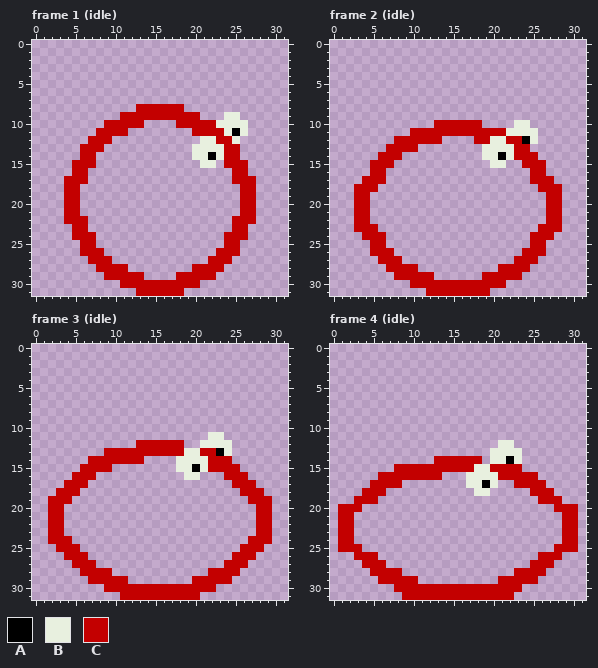
Pixel-art file -- Assets/Graphics/Sprites/loopert.aseprite. The first picture shows the starting point.
32x32 pixels, 16 frames. Shown: frame 1 (idle), frame 2 (idle), frame 3 (idle), frame 4 (idle). The commit also changed other frames, which this record leaves out.
Visible layers, top first: "Front Eye", "loop", "Back Eye".
Palette (. is transparent): A #000000  B #e8f0df  C #c30000
Pixels before, frame 1 (idle), first column x 4:
 8 .........CCCCCC.........
 9 .......CCCCCCCCCC...BB..
10 .....CCCCC....CCCCCBBBB.
11 ....CCCC........CCCCBAB.
12 ...CCC...........BBCCB..
13 ..CCC...........BBBBCC..
14 ..CC............BBABCC..
15 .CCC.............BB.CCC.
16 .CC..................CC.
17 CCC..................CCC
18 CC....................CC
19 CC....................CC
20 CC....................CC
21 CC....................CC
22 CCC..................CCC
23 .CC..................CC.
24 .CCC................CCC.
25 ..CC................CC..
26 ..CCC..............CCC..
27 ...CCC............CCC...
28 ....CCCC........CCCC....
29 .....CCCCC....CCCCC.....
30 .......CCCCCCCCCC.......
31 .........CCCCCC.........
Pixels before, frame 2 (idle), first column x 3:
10 ..........CCCCCC....BB....
11 .......CCCCCCCCCCCCBBBB...
12 .....CCCCCC....CCBBCCAB...
13 ....CCCC........BBBBCC....
14 ...CCC..........BBABCCC...
15 ..CCC............BB..CCC..
16 ..CC..................CC..
17 .CCC..................CCC.
18 CCC....................CCC
19 CC......................CC
20 CC......................CC
21 CC......................CC
22 CC......................CC
23 CCC....................CCC
24 .CCC..................CCC.
25 ..CC..................CC..
26 ..CCC................CCC..
27 ...CCC..............CCC...
28 ....CCCC..........CCCC....
29 .....CCCCC......CCCCC.....
30 .......CCCCCCCCCCCC.......
31 .........CCCCCCCC.........
Pixels before, frame 3 (idle), first column x 2:
11 ....................BB......
12 ...........CCCCCC..BBBB.....
13 .......CCCCCCCCCCBBCCAB.....
14 .....CCCCCCC....BBBBCCC.....
15 ....CCCC........BBABCCCC....
16 ...CCC...........BB...CCC...
17 ..CCC..................CCC..
18 .CCC....................CCC.
19 CCC......................CCC
20 CC........................CC
21 CC........................CC
22 CC........................CC
23 CC........................CC
24 CCC......................CCC
25 .CCC....................CCC.
26 ..CCC..................CCC..
27 ...CCC................CCC...
28 ....CCCC............CCCC....
29 .....CCCCC........CCCCC.....
30 .......CCCCCCCCCCCCCC.......
31 .........CCCCCCCCCC.........
Pixels before, frame 4 (idle), first column x 1:
12 ....................BB........
13 ...................BBBB.......
14 ............CCCCCC.BBAB.......
15 .......CCCCCCCCCCBBCCCC.......
16 .....CCCCCCCC...BBBBCCCCC.....
17 ....CCCC........BBAB..CCCC....
18 ...CCC...........BB.....CCC...
19 ..CCC....................CCC..
20 CCC........................CCC
21 CC..........................CC
22 CC..........................CC
23 CC..........................CC
24 CC..........................CC
25 CCC........................CCC
26 ..CCC....................CCC..
27 ...CCC..................CCC...
28 ....CCCC..............CCCC....
29 .....CCCCC..........CCCCC.....
30 .......CCCCCCCCCCCCCCCC.......
31 ........CCCCCCCCCCCCCC........
Once edited:
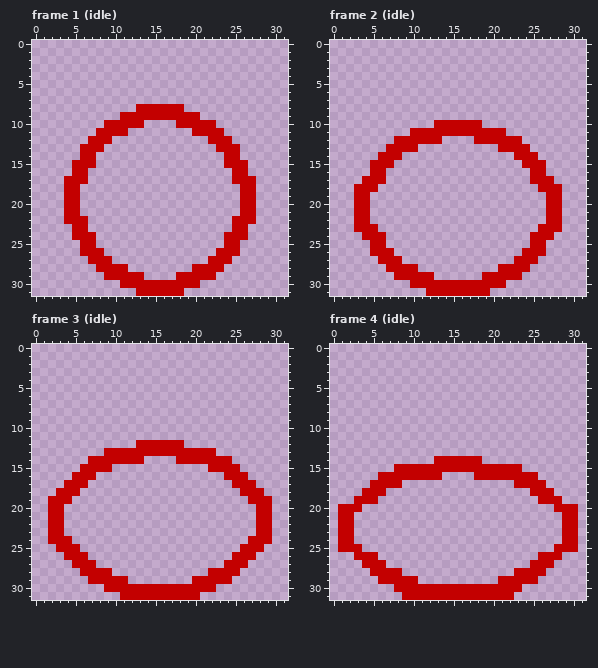
Log entry: tweaking more animations 30 minutes
What changed:
{"change": "layer \"Back Eye\" now hidden"}
{"change": "layer \"Front Eye\" now hidden"}
{"where": "frame 1 (idle)"}
{"frame":1,"y":9,"x":24,"old":"BB","new":".."}
{"frame":1,"y":10,"x":23,"old":"BBBB","new":"...."}
{"frame":1,"y":11,"x":24,"old":"BAB","new":"..."}
{"frame":1,"y":12,"x":21,"old":"BB","new":".C"}
{"frame":1,"y":12,"x":25,"old":"B","new":"."}
{"frame":1,"y":13,"x":20,"old":"BBBB","new":"...C"}
{"frame":1,"y":14,"x":20,"old":"BBAB","new":"...."}
{"frame":1,"y":15,"x":21,"old":"BB","new":".."}
{"where": "frame 2 (idle)"}
{"frame":2,"y":10,"x":23,"old":"BB","new":".."}
{"frame":2,"y":11,"x":22,"old":"BBBB","new":"...."}
{"frame":2,"y":12,"x":20,"old":"BB","new":"CC"}
{"frame":2,"y":12,"x":24,"old":"AB","new":".."}
{"frame":2,"y":13,"x":19,"old":"BBBB","new":"..CC"}
{"frame":2,"y":14,"x":19,"old":"BBAB","new":"...."}
{"frame":2,"y":15,"x":20,"old":"BB","new":".."}
{"where": "frame 3 (idle)"}
{"frame":3,"y":11,"x":22,"old":"BB","new":".."}
{"frame":3,"y":12,"x":21,"old":"BBBB","new":"...."}
{"frame":3,"y":13,"x":19,"old":"BB","new":"CC"}
{"frame":3,"y":13,"x":23,"old":"AB","new":".."}
{"frame":3,"y":14,"x":18,"old":"BBBB","new":"CCCC"}
{"frame":3,"y":15,"x":18,"old":"BBAB","new":"...."}
{"frame":3,"y":16,"x":19,"old":"BB","new":".."}
{"where": "frame 4 (idle)"}
{"frame":4,"y":12,"x":21,"old":"BB","new":".."}
{"frame":4,"y":13,"x":20,"old":"BBBB","new":"...."}
{"frame":4,"y":14,"x":20,"old":"BBAB","new":"...."}
{"frame":4,"y":15,"x":18,"old":"BB","new":"CC"}
{"frame":4,"y":16,"x":17,"old":"BBBB","new":".CCC"}
{"frame":4,"y":17,"x":17,"old":"BBAB","new":"...."}
{"frame":4,"y":18,"x":18,"old":"BB","new":".."}
